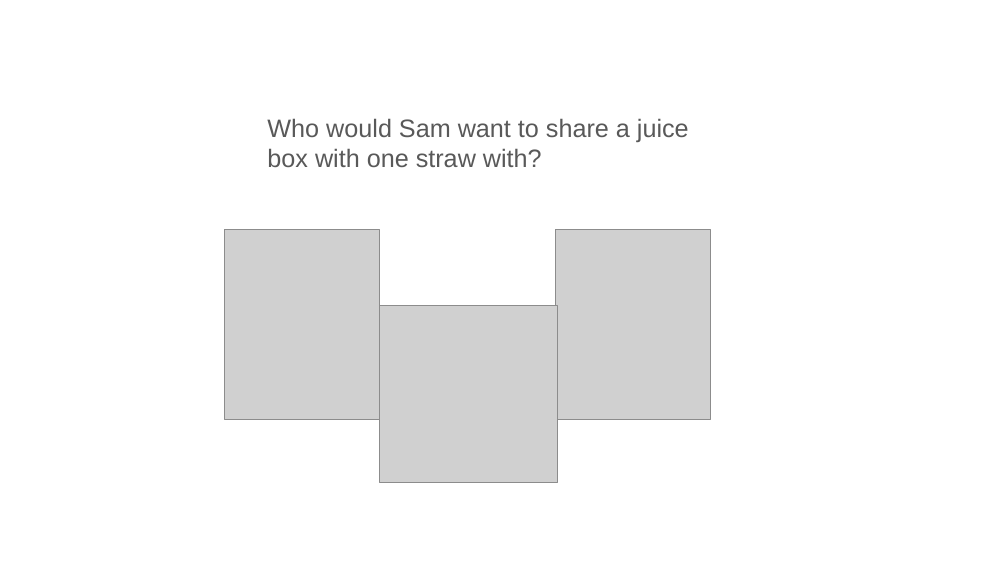
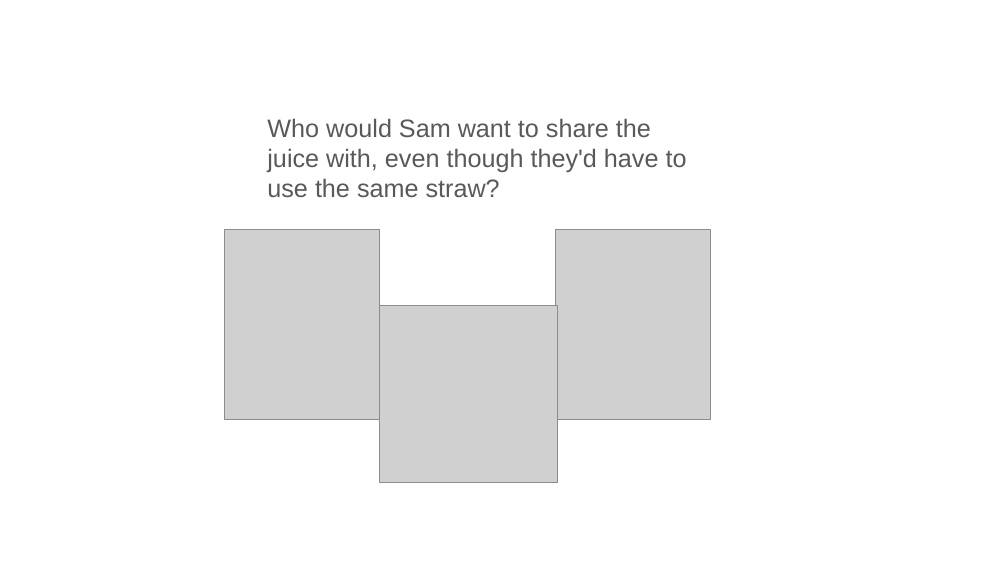
Before and after one commit to ashleyjthomas/OMIT, a slide deck: slide 8 of 3. Stimuli/OMIT3 Disclosure Ladder/OMIT3 Four Trials A.pptx. Drawn at 1008x567 pixels with LibreOffice and Linux fonts; fonts in the diff are those of the drawing; grey boxes stand for pictures. Boxes give left, top, right and bottom in pixels: in the first picture for what was removed or moved away, otherwise in the second. Text is boxed around its words. In the diff, an @@ line names an element or a change of style, - is before the commit and + after.

```diff
--- a/3. Stimuli/OMIT3 Disclosure Ladder/OMIT3 Four Trials A.pptx
+++ b/3. Stimuli/OMIT3 Disclosure Ladder/OMIT3 Four Trials A.pptx
@@ text at [267, 118, 687, 197]: text changed @@
-Who would Sam want to share a juice box with one straw with?
+Who would Sam want to share the juice with, even though they'd have to use the same straw?
```
Also in this commit, not shown: 1 other slide changed, 30 other files.
